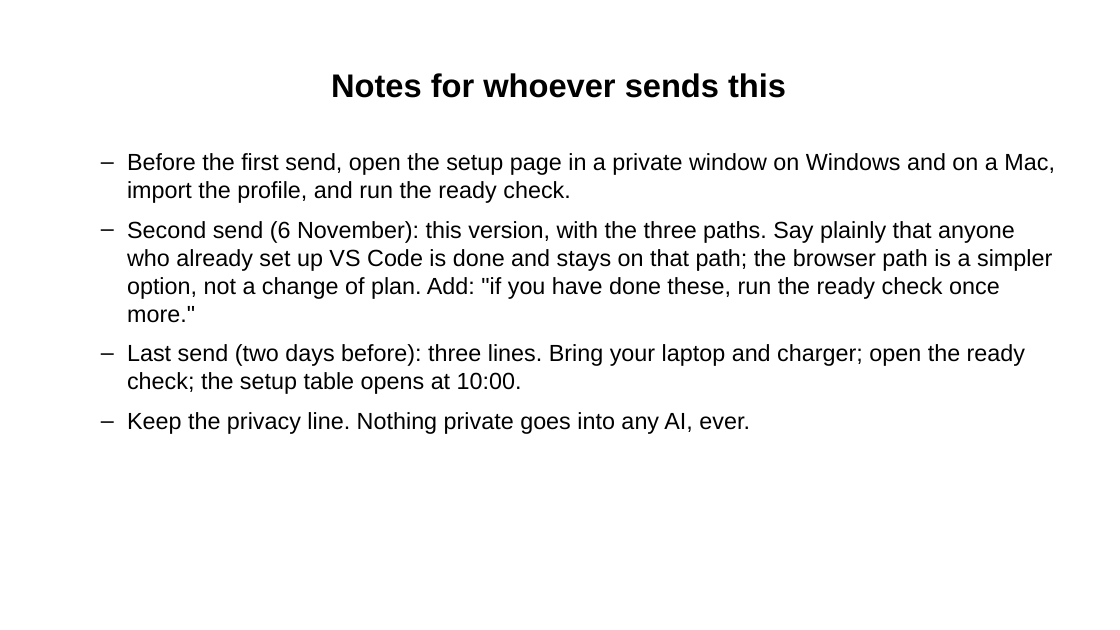
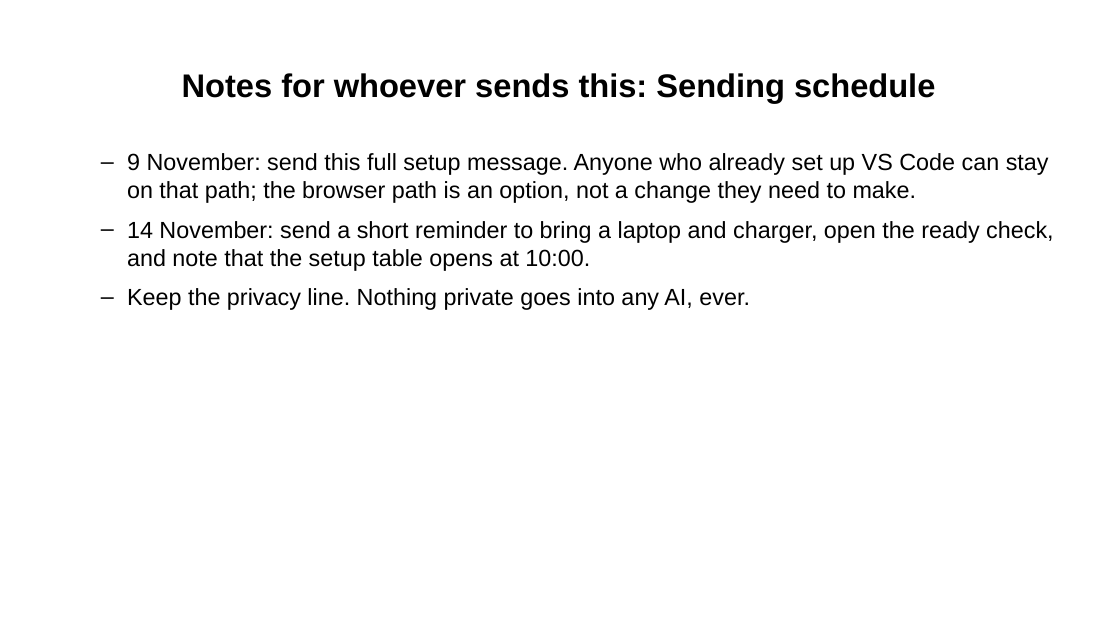
Before and after one commit to Community-Access/glow, a slide deck: slide 15 of docs/ahg-2026/pre-event-message.pptx (slide 11 before the commit). Drawn at 1120x630 pixels with LibreOffice and Linux fonts; fonts in the diff are those of the drawing. Boxes give left, top, right and bottom in pixels: in the first picture for what was removed or moved away, otherwise in the second. Text is boxed around its words. In the diff, an @@ line names an element or a change of style, - is before the commit and + after.

Commit message:
Publish accurate AHG and Accessibility Agents content
Admin merge authorized by repository owner; all required CI checks passed.

```diff
--- a/docs/ahg-2026/pre-event-message.pptx
+++ b/docs/ahg-2026/pre-event-message.pptx
@@ title at (x1=182, y1=73, x2=935, y2=102): text changed @@
-Notes for whoever sends this
+Notes for whoever sends this: Sending schedule
@@ text at (x1=127, y1=153, x2=1054, y2=271): text changed @@
-  – Before the first send, open the setup page in a private window on Windows and on a Mac, import the profile, and run the ready check.
-  – Second send (6 November): this version, with the three paths. Say plainly that anyone who already set up VS Code is done and stays on that path; the browser path is a simpler option, not a change of plan. Add: "if you have done these, run the ready check once more."
-  – Last send (two days before): three lines. Bring your laptop and charger; open the ready check; the setup table opens at 10:00.
+  – 9 November: send this full setup message. Anyone who already set up VS Code can stay on that path; the browser path is an option, not a change they need to make.
+  – 14 November: send a short reminder to bring a laptop and charger, open the ready check, and note that the setup table opens at 10:00.
```
Also in this commit, not shown: 5 other slides changed, 4 slides added, 18 other files.
